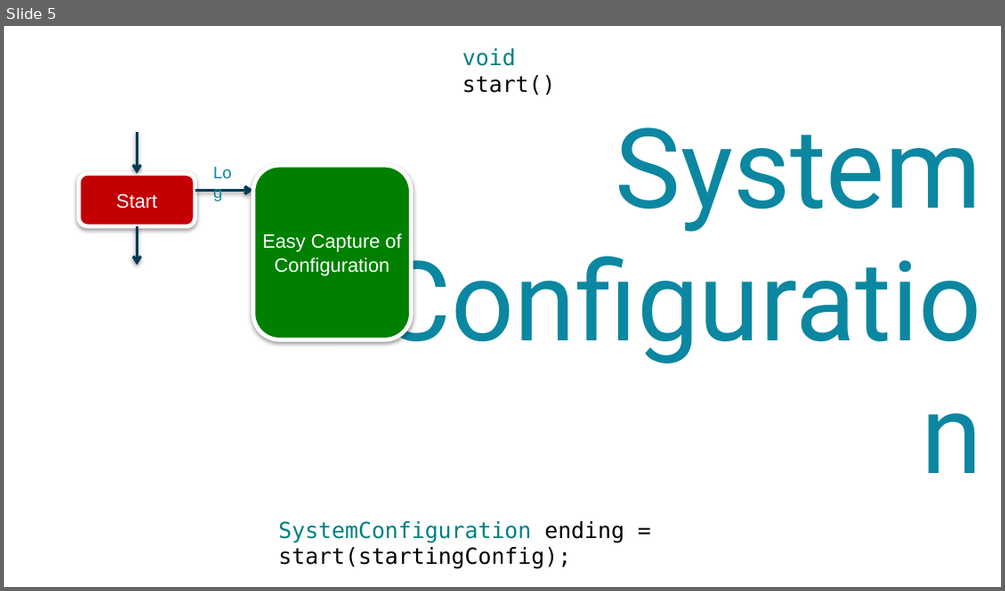
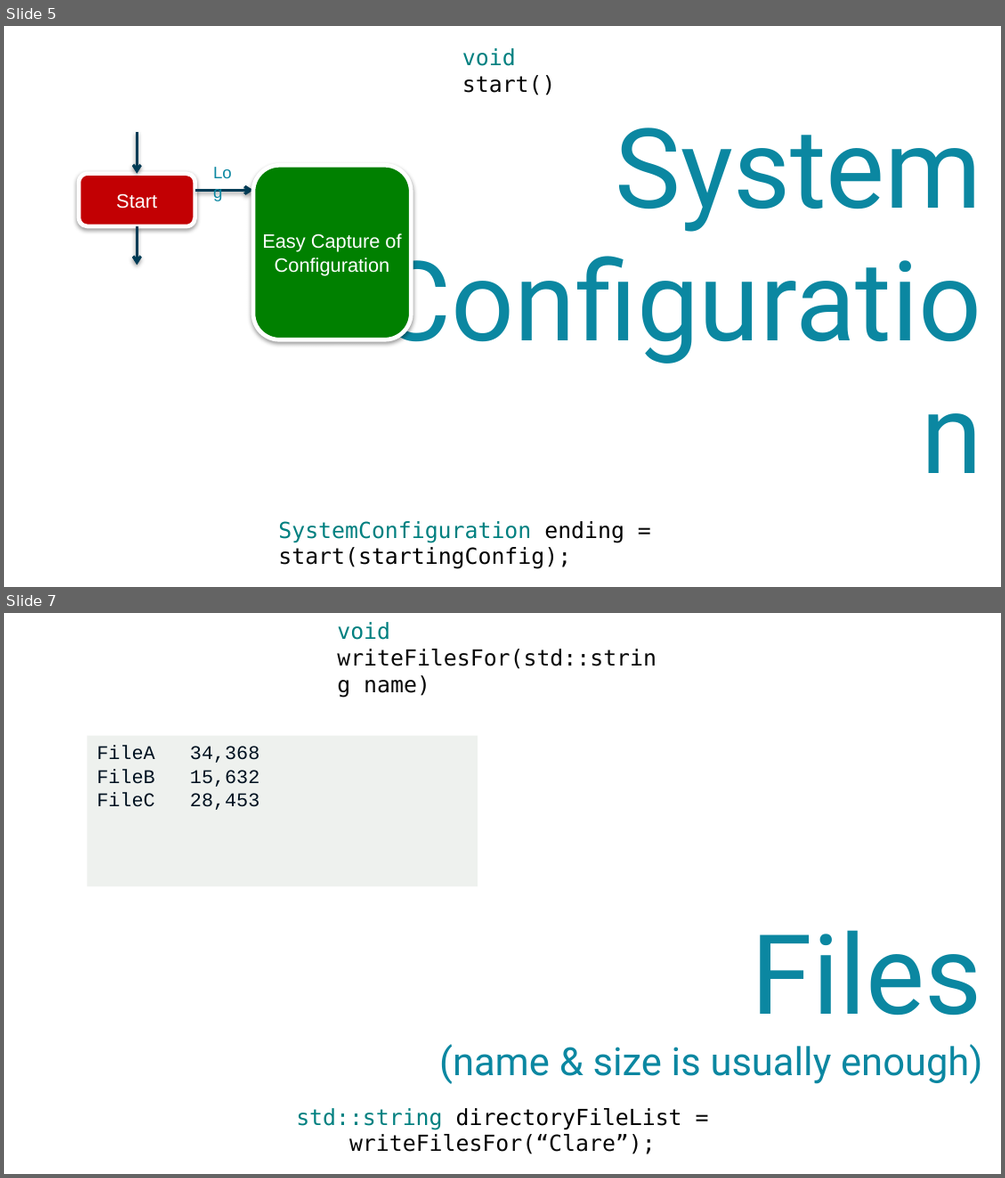
Before and after one commit to LearnWithLlew/TestingLegacyCodeCourse.slides, a slide deck: 05 Functional Harness Retro.pptx. Shown one above the other, each under a label of ours: slide 5 before the commit, slides 5 and 7 after it; the slides between them are not shown. The pictures are 1005x591 and 1005x1178 pixels, drawn with LibreOffice and Linux fonts; fonts in the diff are those of the drawing. Boxes give left, top, right and bottom in pixels: in the first picture for what was removed or moved away, otherwise in the second. Text is boxed around its words. In the diff, an @@ line names an element or a change of style, - is before the commit and + after.

```diff
--- a/05 Functional Harness Retro.pptx
+++ b/05 Functional Harness Retro.pptx
@@ slide 7 added at (4,613,1001,1174), background #FFFFFF @@
@@ text added at (337,622,656,696), 16 pt, text #080808 @@
+void writeFilesFor(std::string name)
@@ rectangle added at (87,736,477,886), fill #EEF1EE, 14 pt, text #001120 @@
+FileA 34,368
+FileB 15,632
+FileC 28,453
@@ title added at (439,930,982,1084), 28 pt, text #0B87A1 @@
+Files
+(name & size is usually enough)
@@ rectangle added at (259,1111,745,1147), fill #FFFFFF, 16 pt, text #080808 @@
+std::string directoryFileList = writeFilesFor(“Clare”);
```
Also in this commit, not shown: 2 other slides added.
